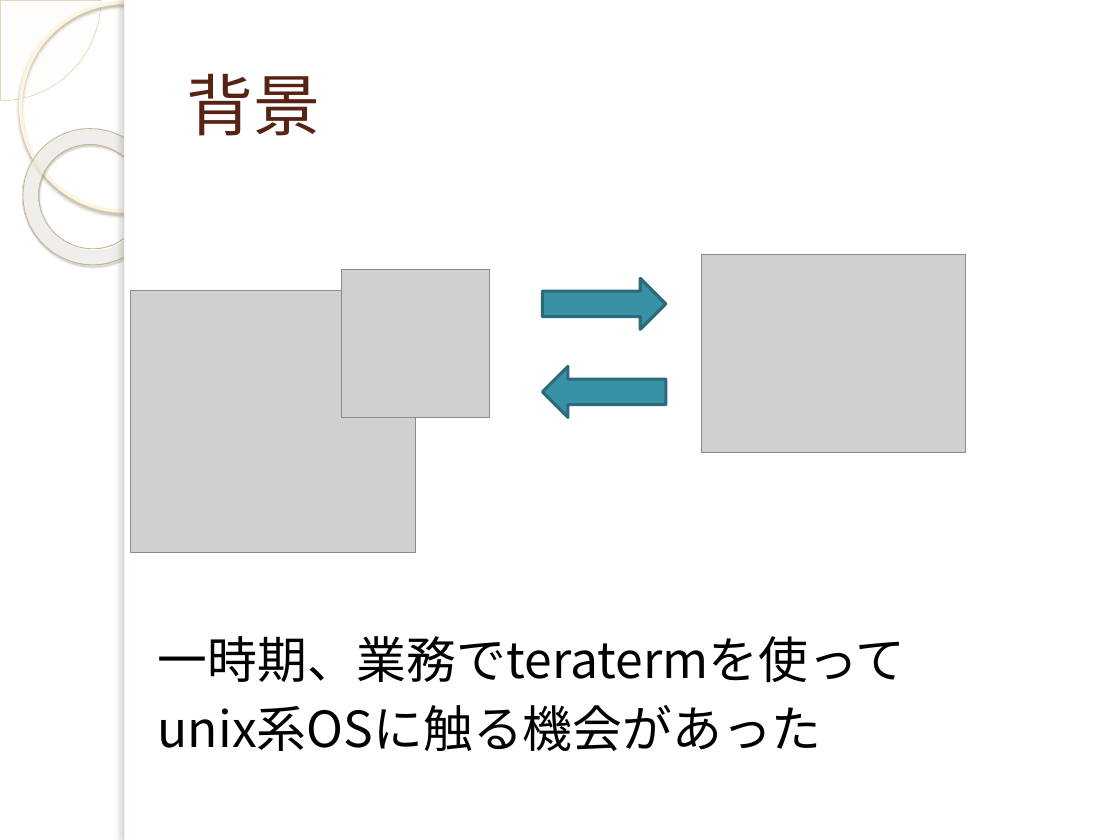
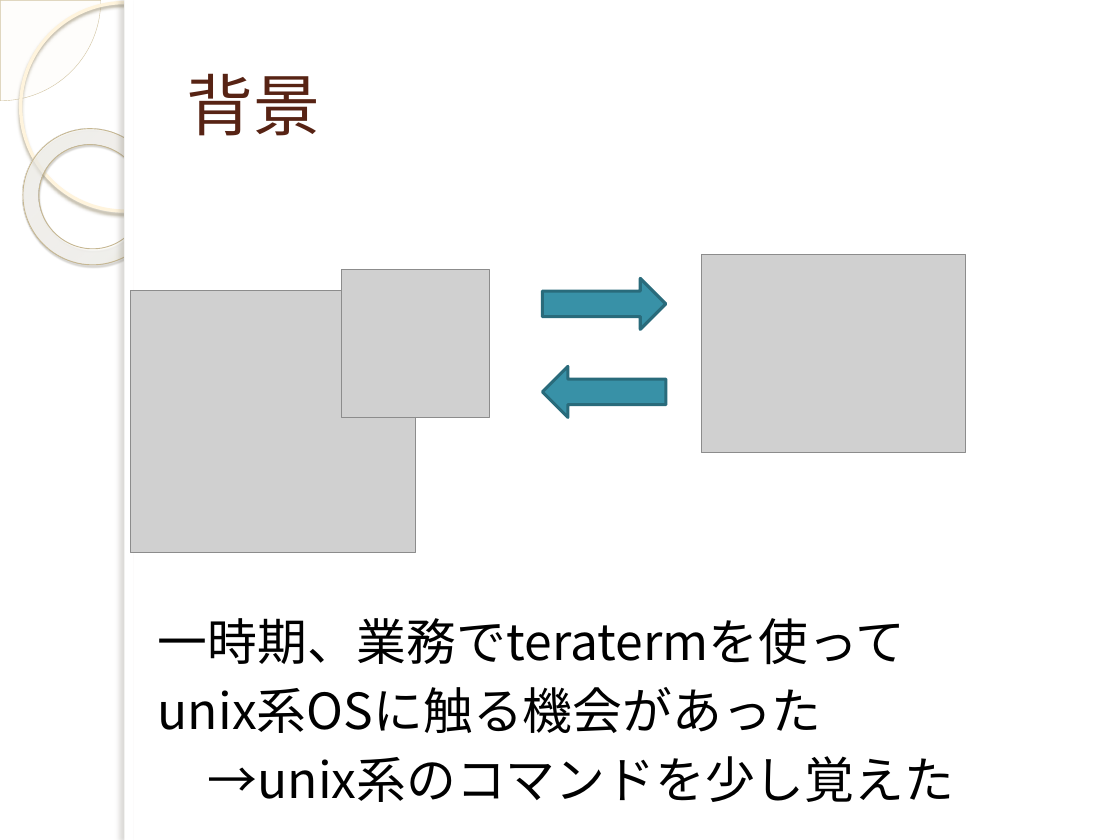
Before and after one commit to yuridonus/FEstudy, a slide deck: slide 6 of vimmer.pptx (slide 5 before the commit). Drawn at 1120x840 pixels with LibreOffice and Linux fonts; fonts in the diff are those of the drawing; grey boxes stand for pictures; background and template pictures are left out. Boxes give left, top, right and bottom in pixels: in the first picture for what was removed or moved away, otherwise in the second. Text is boxed around its words. In the diff, an @@ line names an element or a change of style, - is before the commit and + after.

```diff
--- a/vimmer.pptx
+++ b/vimmer.pptx
@@ text "一時期、業務でteratermを使って": place and size @@
-text "一時期、業務でteratermを使って" at <box>158,636,906,751</box>
+text "一時期、業務でteratermを使って" at <box>158,618,955,802</box>
@@ text at <box>208,756,955,802</box>: paragraph added @@
+→unix系のコマンドを少し覚えた
```
Also in this commit, not shown: 10 other slides changed, 6 slides added.
